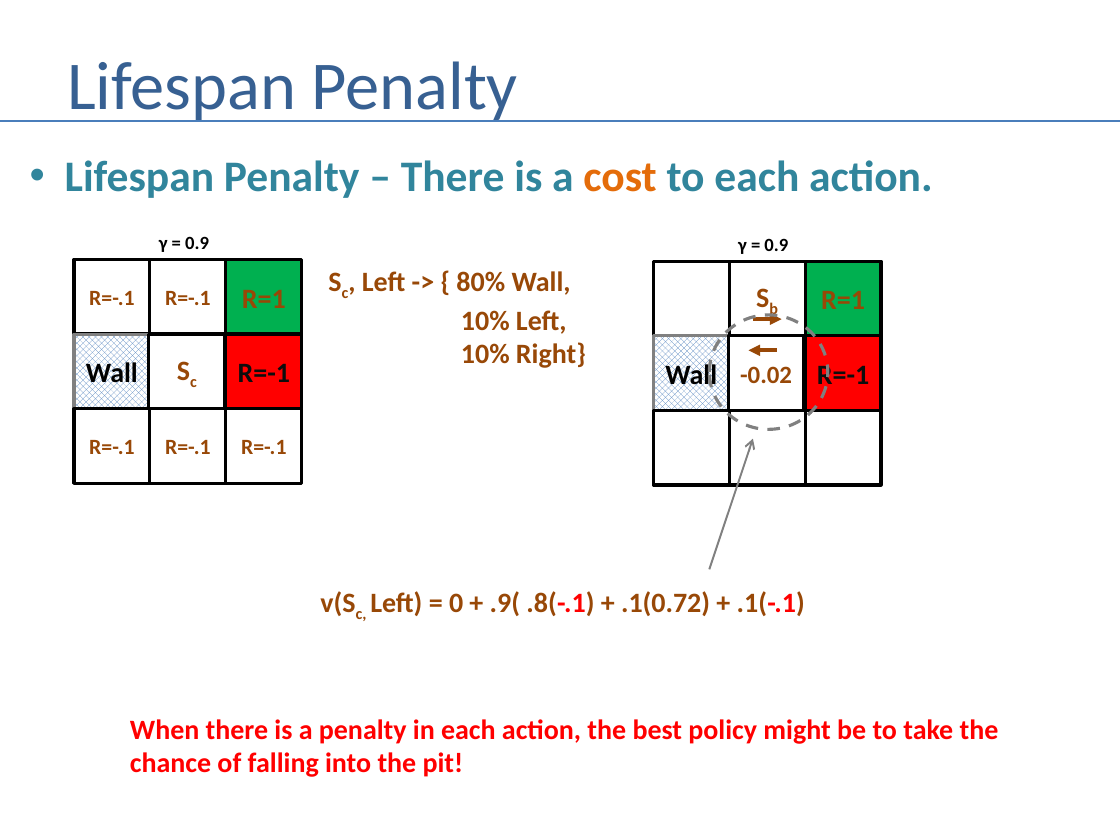
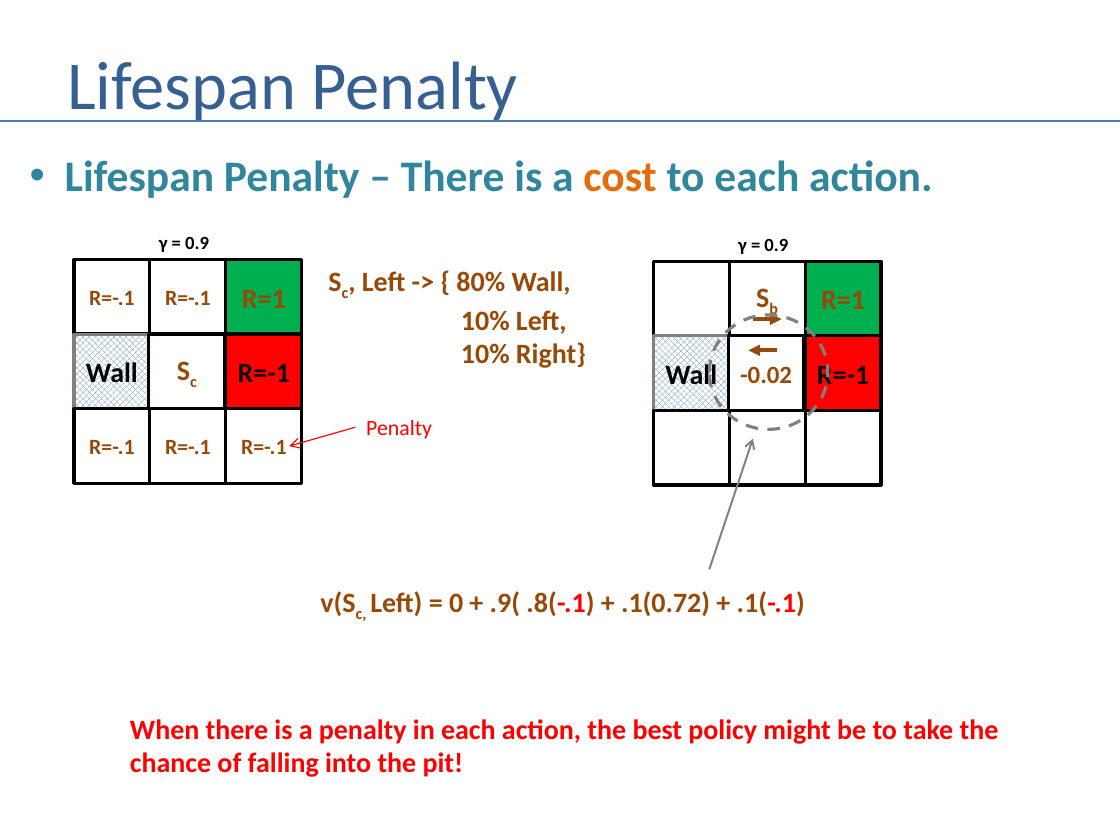
Before and after one commit to andrewferlitsch/Portland-Data-Science-Group, a slide deck: slide 14 of Presentations/AI - Bellman Intro.pptx. Drawn at 1120x840 pixels with LibreOffice and Linux fonts; fonts in the diff are those of the drawing. Boxes give left, top, right and bottom in pixels: in the first picture for what was removed or moved away, otherwise in the second. Text is boxed around its words. In the diff, an @@ line names an element or a change of style, - is before the commit and + after.

```diff
--- a/Presentations/AI - Bellman Intro.pptx
+++ b/Presentations/AI - Bellman Intro.pptx
@@ arrow added from (355, 427) to (289, 446), #FF0000 0.75 pt @@
@@ text added at box(366, 420, 432, 439), 14 pt, text #FF0000 @@
+Penalty
```
Also in this commit, not shown: 2 other slides changed.
